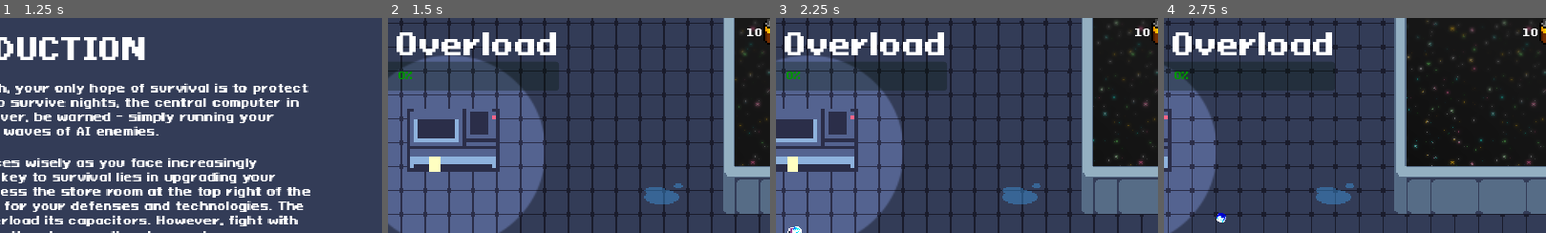
Above: before the commit, frames 1-4 (left to right).
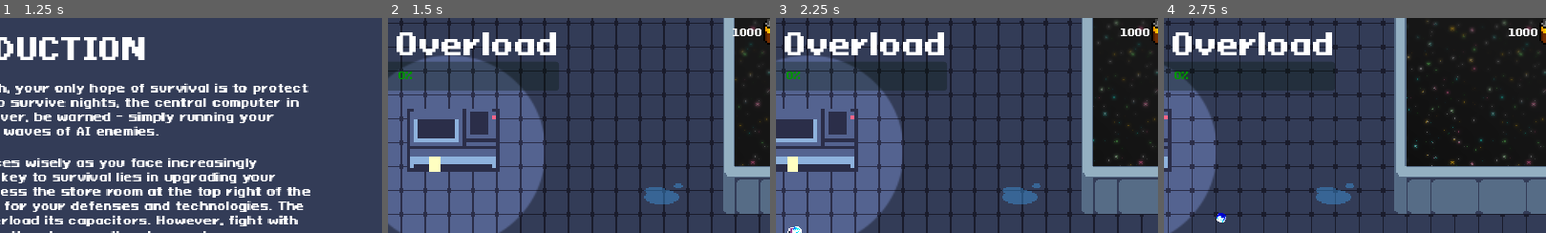
Above: after the commit, the same moments.

Repository: AugustanaCSC380January2024/final-game-solo
Game: Godot game, scene res://Scenes/main_menu.tscn
The game is run twice, just before and just after one commit, with the same random seed, the same clock (stepped at 60 frames per second) and the same inputs. Sound files missing from this copy of the repository are replaced by a short silence.
Inputs (mouse positions are % of the whole screen's width and height, from its top left):
- Up to frame 1 (1.25 s): click "Load Game" at 0.5 s
- Up to frame 2 (1.5 s): click "Continue" at 1.25 s
- Up to frame 3 (2.25 s): tap Enter at 2 s; move the mouse to (72, 45) at 2.02 s; hold Right (ui_right) from 2.03 s (still down); tap E (interact) at 2.1 s; click (72, 45) at 2.17 s
- Up to frame 4 (2.75 s): keep holding Right (ui_right)
The pictures show only the part of the screen within x 48-98%, y 0-50%; the shares and areas given below are measured in that part.

Frame 1 is identical in both runs. In frame 2, 0.2% of the frame differs, in the area x 90-98%, y 4-9%; in frame 3, 0.2%; in frame 4, 0.2%.

Commit message:
Added siren upgrades to the shop

Diff:
--- a/Scenes/store_ui.tscn
+++ b/Scenes/store_ui.tscn
@@ -6,6 +6,8 @@
 [ext_resource type="Texture2D" uid="uid://diq5uhljeblb7" path="res://Assets/Upgrades/clock.png" id="3_38qir"]
 [ext_resource type="Texture2D" uid="uid://bvrf1xrwxlm3b" path="res://Assets/Upgrades/sword.png" id="4_whkfa"]
 [ext_resource type="Texture2D" uid="uid://bk11ofhrjtb4h" path="res://Assets/Sprites/battery2.png" id="6_u6cop"]
+[ext_resource type="Texture2D" uid="uid://nckksqbqxtto" path="res://Assets/Sprites/siren_cooldown.png" id="6_ulktq"]
+[ext_resource type="Texture2D" uid="uid://cyu5ks7cojcu5" path="res://Assets/Sprites/siren_duration.png" id="7_msavf"]
 
 [sub_resource type="LabelSettings" id="LabelSettings_flt3w"]
 font_size = 56
@@ -111,12 +113,12 @@
 horizontal_alignment = 1
 
 [node name="RegenHealthSprite" type="AnimatedSprite2D" parent="."]
-position = Vector2(424, 504)
+position = Vector2(360, 546)
 scale = Vector2(6.5, 6.5)
 sprite_frames = SubResource("SpriteFrames_4c33p")
 
 [node name="RegenBeaconSprite" type="AnimatedSprite2D" parent="."]
-position = Vector2(856, 504)
+position = Vector2(921.5, 546)
 scale = Vector2(6.5, 6.5)
 sprite_frames = SubResource("SpriteFrames_wjd4o")
 
@@ -134,6 +136,16 @@
 position = Vector2(432, 286)
 scale = Vector2(3, 3)
 texture = ExtResource("4_whkfa")
+
+[node name="SirenCooldown" type="Sprite2D" parent="."]
+position = Vector2(544, 529)
+scale = Vector2(3, 3)
+texture = ExtResource("6_ulktq")
+
+[node name="SirenDuration" type="Sprite2D" parent="."]
+position = Vector2(712, 529)
+scale = Vector2(3, 3)
+texture = ExtResource("7_msavf")
 
 [node name="DamageButton" type="Button" parent="."]
 layout_mode = 0
@@ -176,28 +188,54 @@
 
 [node name="HealPlayerButton" type="Button" parent="."]
 layout_mode = 0
-offset_left = 392.0
-offset_top = 544.0
-offset_right = 456.0
-offset_bottom = 600.0
+offset_left = 328.0
+offset_top = 586.0
+offset_right = 392.0
+offset_bottom = 642.0
 text = "10
 "
 
 [node name="Battery Icon4" type="AnimatedSprite2D" parent="."]
-position = Vector2(477, 571)
+position = Vector2(413, 613)
 scale = Vector2(3.25, 3.25)
 sprite_frames = SubResource("SpriteFrames_uqbhv")
 
 [node name="HealBeaconButton" type="Button" parent="."]
 layout_mode = 0
-offset_left = 824.0
-offset_top = 544.0
-offset_right = 888.0
-offset_bottom = 600.0
+offset_left = 889.5
+offset_top = 586.0
+offset_right = 953.5
+offset_bottom = 642.0
 text = "50"
 
 [node name="Battery Icon5" type="AnimatedSprite2D" parent="."]
-position = Vector2(909, 571)
+position = Vector2(974.5, 613)
+scale = Vector2(3.25, 3.25)
+sprite_frames = SubResource("SpriteFrames_uqbhv")
+
+[node name="SirenDurationButton" type="Button" parent="."]
+layout_mode = 0
+offset_left = 673.0
+offset_top = 586.0
+offset_right = 737.0
+offset_bottom = 642.0
+text = "50"
+
+[node name="Battery Icon6" type="AnimatedSprite2D" parent="."]
+position = Vector2(758, 613)
+scale = Vector2(3.25, 3.25)
+sprite_frames = SubResource("SpriteFrames_uqbhv")
+
+[node name="SirenCooldownButton" type="Button" parent="."]
+layout_mode = 0
+offset_left = 500.0
+offset_top = 586.0
+offset_right = 564.0
+offset_bottom = 642.0
+text = "50"
+
+[node name="Battery Icon7" type="AnimatedSprite2D" parent="."]
+position = Vector2(585, 613)
 scale = Vector2(3.25, 3.25)
 sprite_frames = SubResource("SpriteFrames_uqbhv")
 
@@ -256,10 +294,10 @@
 anchor_top = 0.5
 anchor_right = 0.5
 anchor_bottom = 0.5
-offset_left = -288.0
-offset_top = 64.0
-offset_right = -144.0
-offset_bottom = 94.0
+offset_left = -374.5
+offset_top = 106.0
+offset_right = -185.5
+offset_bottom = 136.0
 grow_horizontal = 2
 grow_vertical = 2
 text = "+ 10% Health"
@@ -272,14 +310,50 @@
 anchor_top = 0.5
 anchor_right = 0.5
 anchor_bottom = 0.5
-offset_left = 120.0
-offset_top = 64.0
-offset_right = 309.0
-offset_bottom = 94.0
+offset_left = 177.0
+offset_top = 106.0
+offset_right = 383.0
+offset_bottom = 136.0
 grow_horizontal = 2
 grow_vertical = 2
 text = "- 10% Beacon"
 label_settings = SubResource("LabelSettings_ey843")
+
+[node name="Label7" type="Label" parent="."]
+layout_mode = 1
+anchors_preset = 8
+anchor_left = 0.5
+anchor_top = 0.5
+anchor_right = 0.5
+anchor_bottom = 0.5
+offset_left = -200.0
+offset_top = 48.0
+offset_right = 6.0
+offset_bottom = 111.0
+grow_horizontal = 2
+grow_vertical = 2
+text = "- Siren
+Cooldown"
+label_settings = SubResource("LabelSettings_ey843")
+horizontal_alignment = 1
+
+[node name="Label8" type="Label" parent="."]
+layout_mode = 1
+anchors_preset = 8
+anchor_left = 0.5
+anchor_top = 0.5
+anchor_right = 0.5
+anchor_bottom = 0.5
+offset_left = -28.0
+offset_top = 48.0
+offset_right = 178.0
+offset_bottom = 111.0
+grow_horizontal = 2
+grow_vertical = 2
+text = "+ Siren
+Duration"
+label_settings = SubResource("LabelSettings_ey843")
+horizontal_alignment = 1
 
 [connection signal="pressed" from="Close" to="." method="_on_close_pressed"]
 [connection signal="pressed" from="DamageButton" to="." method="_on_damage_button_pressed"]
@@ -287,3 +361,5 @@
 [connection signal="pressed" from="FireRateButton" to="." method="_on_fire_rate_button_pressed"]
 [connection signal="pressed" from="HealPlayerButton" to="." method="_on_heal_player_button_pressed"]
 [connection signal="pressed" from="HealBeaconButton" to="." method="_on_heal_beacon_button_pressed"]
+[connection signal="pressed" from="SirenDurationButton" to="." method="_on_siren_duration_button_pressed"]
+[connection signal="pressed" from="SirenCooldownButton" to="." method="_on_siren_cooldown_button_pressed"]
--- a/Scripts/game.gd
+++ b/Scripts/game.gd
@@ -75,7 +75,7 @@
 		store_ui.heal_beacon_button = Loader.heal_beacon_button
 		introduction.hide()
 	else:
-		set_batteries(10)
+		set_batteries(1000)
 
 
 func _process(delta):
--- a/Scripts/player.gd
+++ b/Scripts/player.gd
@@ -189,6 +189,12 @@
 func update_health_bar():
 	$UI/HUD/ProgressBar.value = health
 
+func upgrade_siren_duration():
+	siren_lifespan += 5
+
+func upgrade_siren_cooldown():
+	siren_cooldown -= 5
+
 func activate_siren():
 	if get_tree().get_first_node_in_group("siren") == null && !siren_on_cooldown:
 		var siren = preload("res://Scenes/siren.tscn").instantiate()
--- a/Scripts/store_ui.gd
+++ b/Scripts/store_ui.gd
@@ -5,6 +5,9 @@
 @onready var fire_rate_button = $FireRateButton
 @onready var heal_player_button = $HealPlayerButton
 @onready var heal_beacon_button = $HealBeaconButton
+@onready var siren_duration_button = $SirenDurationButton
+@onready var siren_cooldown_button = $SirenCooldownButton
+
 @onready var batteries = self.get_parent().get_parent().batteries
 @onready var crosshair = self.get_parent().get_parent().crosshair
 @onready var player = self.get_parent().get_parent().get_node("Player")
@@ -76,3 +79,21 @@
 
 func is_two_player():
 	return self.get_parent().get_parent().two_players
+
+
+func _on_siren_duration_button_pressed():
+	get_batteries()
+	var cost = int(siren_duration_button.text)
+	if batteries >= cost:
+		spend(cost)
+		siren_duration_button.text = str(cost * 2)
+		player.upgrade_siren_duration()
+
+
+func _on_siren_cooldown_button_pressed():
+	get_batteries()
+	var cost = int(siren_cooldown_button.text)
+	if batteries >= cost:
+		spend(cost)
+		siren_cooldown_button.text = str(cost * 2)
+		player.upgrade_siren_cooldown()
Binary file added: Assets/Sprites/siren_cooldown.png
Not shown, added: Assets/Sprites/siren_cooldown.png.import
Binary file added: Assets/Sprites/siren_duration.png
Not shown, added: Assets/Sprites/siren_duration.png.import
Not shown: 1 places in Scenes/store_ui.tscn that only renumber resources
